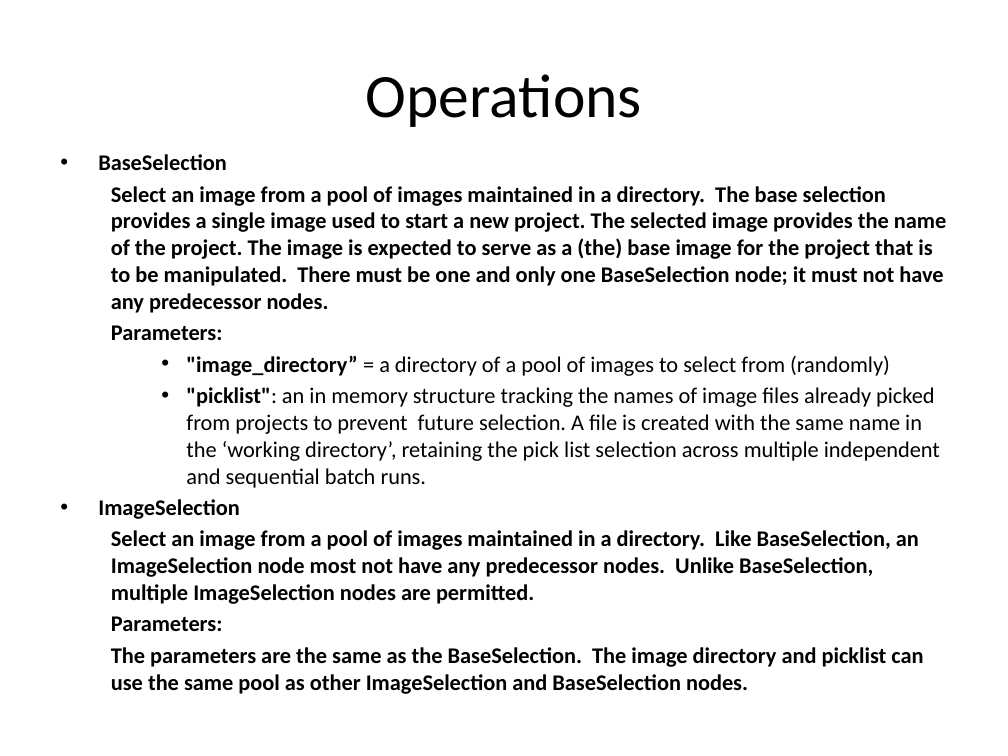
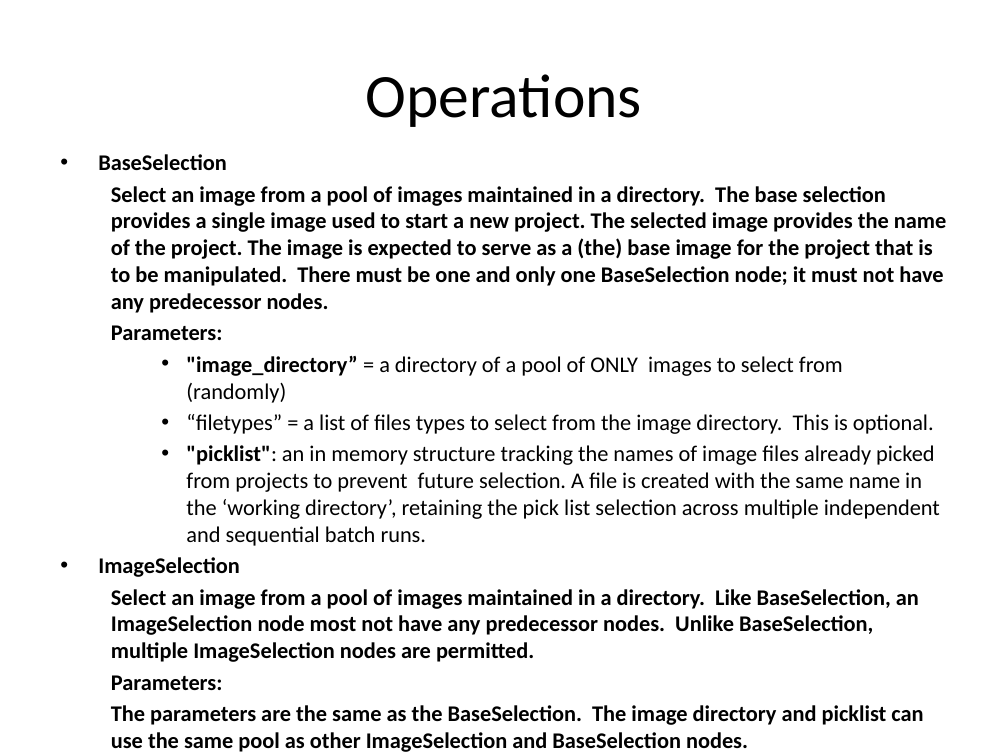
Before and after one commit to PAR-Government/Media-Journaling-Tool, a slide deck: slide 6 of doc/JT Batch Manipulations.pptx. Drawn at 1008x756 pixels with LibreOffice and Linux fonts; fonts in the diff are those of the drawing. Boxes give left, top, right and bottom in pixels: in the first picture for what was removed or moved away, otherwise in the second. Text is boxed around its words. In the diff, an @@ line names an element or a change of style, - is before the commit and + after.

```diff
--- a/doc/JT Batch Manipulations.pptx
+++ b/doc/JT Batch Manipulations.pptx
@@ text at (x1=186, y1=356, x2=934, y2=434): text changed @@
-    • "image_directory” = a directory of a pool of images to select from (randomly)
+    • "image_directory” = a directory of a pool of ONLY images to select from (randomly)
+    • “filetypes” = a list of files types to select from the image directory. This is optional.
```
Also in this commit, not shown: 1 other slide changed, 51 other files.
